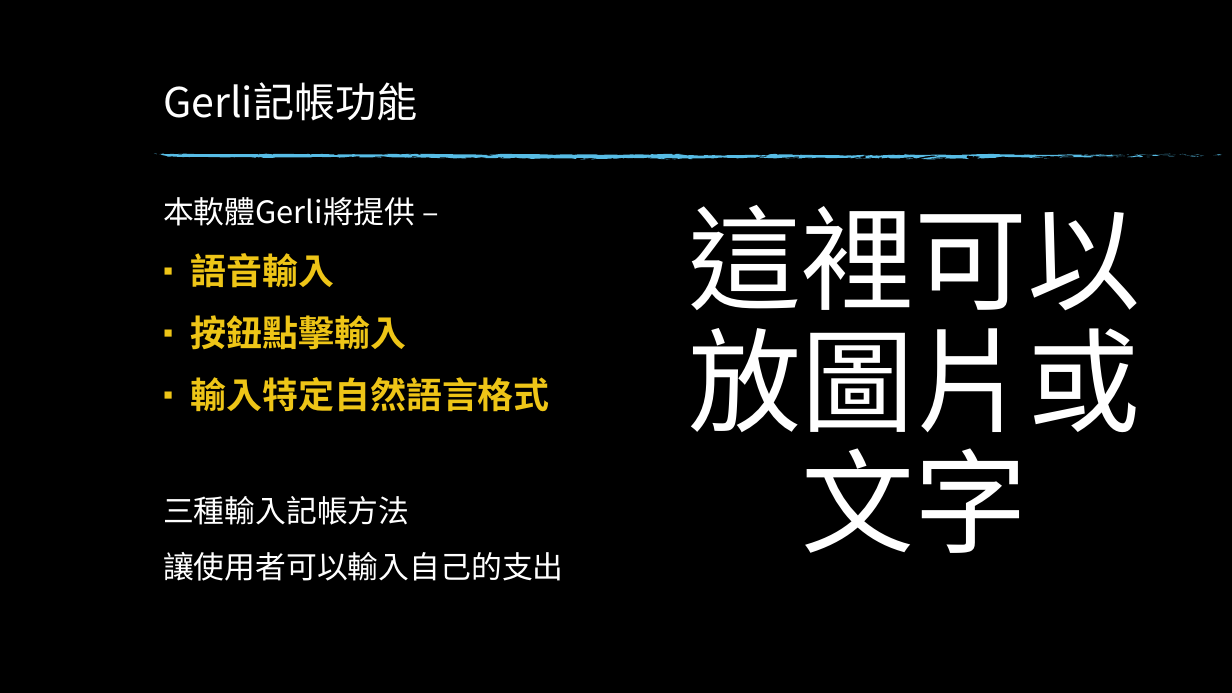
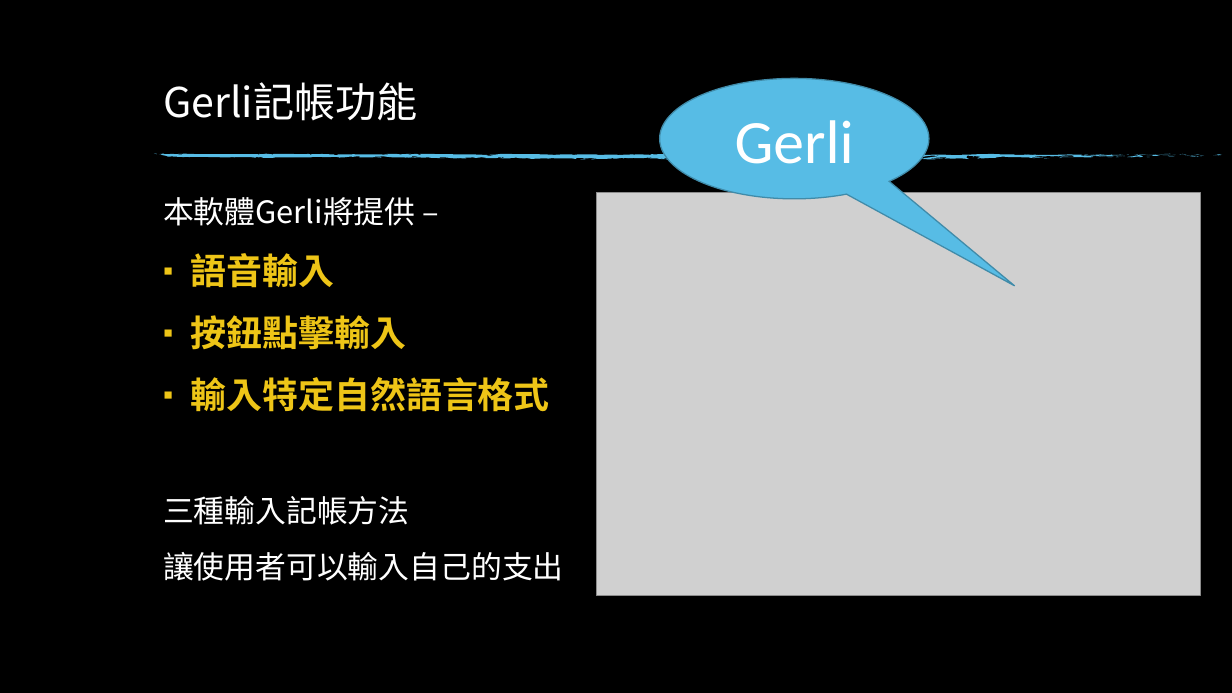
Before and after one commit to SunnerLi/Gerli, a slide deck: slide 4 of 語音記帳軟體-Gerli.pptx. Drawn at 1232x693 pixels with LibreOffice and Linux fonts; fonts in the diff are those of the drawing; grey boxes stand for pictures; background and template pictures are left out. Boxes give left, top, right and bottom in pixels: in the first picture for what was removed or moved away, otherwise in the second. Text is boxed around its words. In the diff, an @@ line names an element or a change of style, - is before the commit and + after.

```diff
--- a/語音記帳軟體-Gerli.pptx
+++ b/語音記帳軟體-Gerli.pptx
@@ speech bubble added at [660, 79, 929, 199], fill #57BCE5, outline #408BA9 1 pt, 48 pt, text #FFFFFF @@
+Gerli
@@ picture added at [596, 192, 1201, 595] @@
@@ text removed at [689, 205, 1141, 553] @@
-這裡可以放圖片或文字
```
Also in this commit, not shown: 3 other slides changed, 2 slides added, 1 slide removed.
